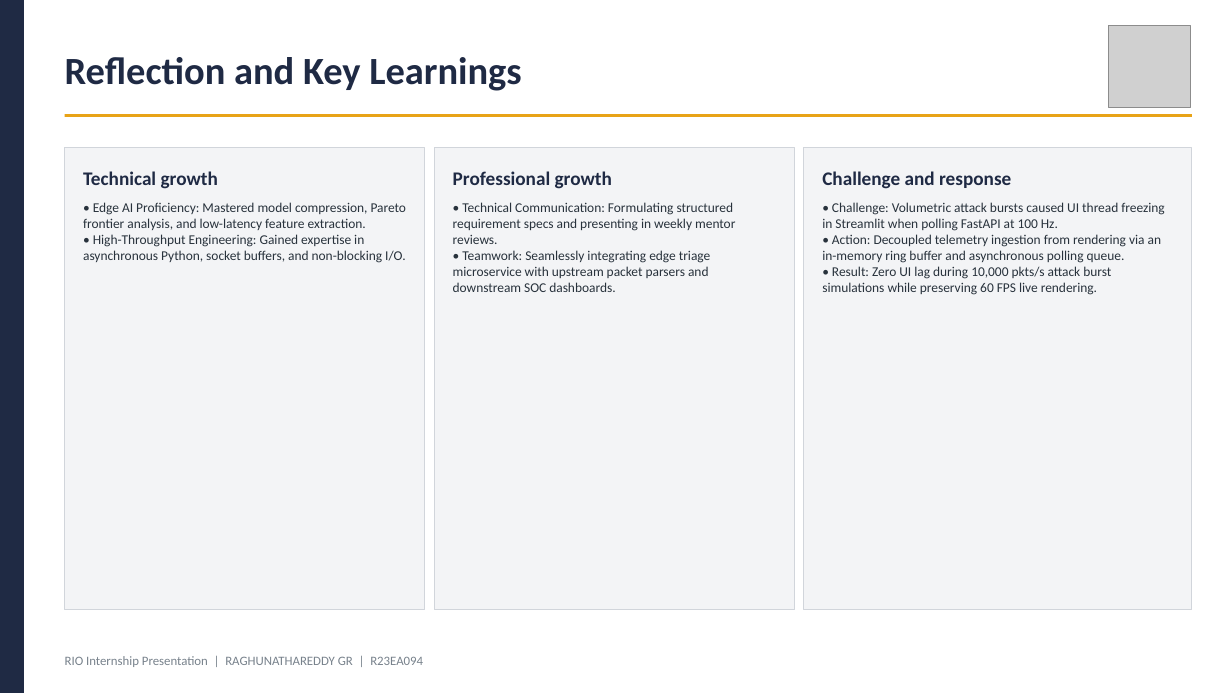
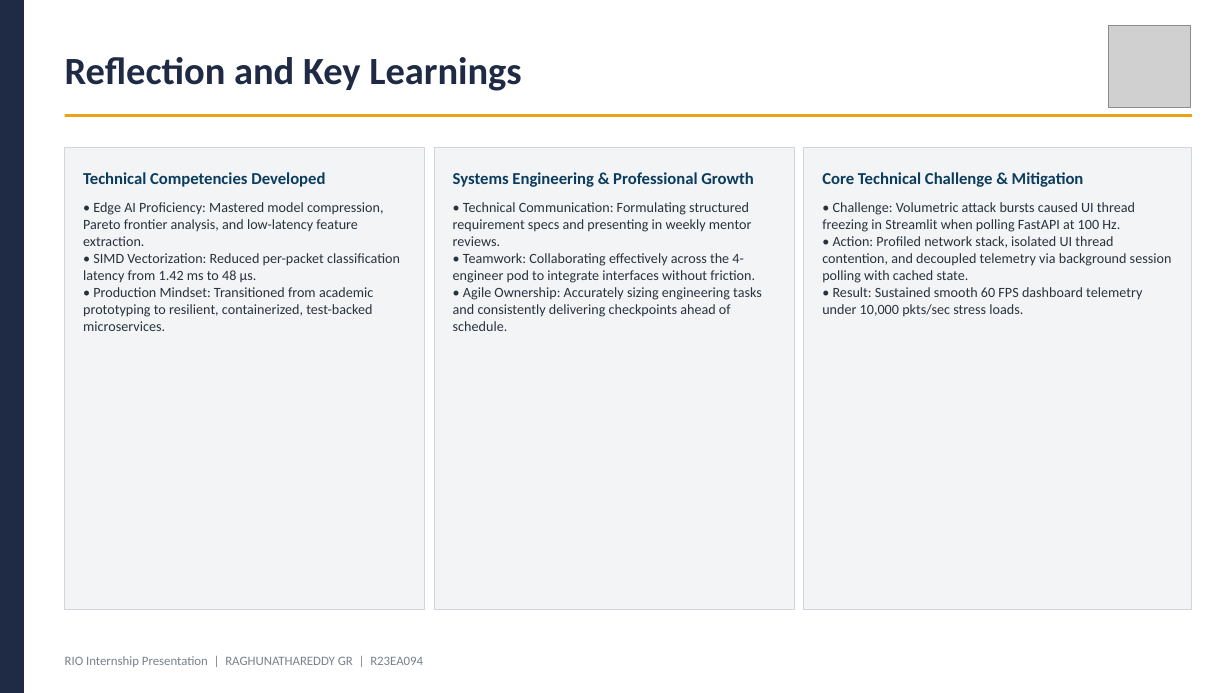
Before and after one commit to Raghunath2604/RIO_PROJECT-SMART_CITY-, a slide deck: slide 7 of docs/RIO_Internship_Presentation_R23EA094.pptx. Drawn at 1232x693 pixels with LibreOffice and Linux fonts; fonts in the diff are those of the drawing; grey boxes stand for pictures. Boxes give left, top, right and bottom in pixels: in the first picture for what was removed or moved away, otherwise in the second. Text is boxed around its words. In the diff, an @@ line names an element or a change of style, - is before the commit and + after.

Commit message:
docs: finalize professional presentation card titles, justified reports, inline diagrams, and zero-defect audit

```diff
--- a/docs/RIO_Internship_Presentation_R23EA094.pptx
+++ b/docs/RIO_Internship_Presentation_R23EA094.pptx
@@ text at (83, 172, 325, 187): text changed; size 15 to 13 pt; text colour #1F2A44 to #0B3C5D @@
-Technical growth
+Technical Competencies Developed
@@ text at (453, 172, 753, 187): text changed; size 15 to 13 pt; text colour #1F2A44 to #0B3C5D @@
-Professional growth
+Systems Engineering & Professional Growth
@@ text at (822, 172, 1084, 187): text changed; size 15 to 13 pt; text colour #1F2A44 to #0B3C5D @@
-Challenge and response
+Core Technical Challenge & Mitigation
@@ text at (83, 202, 384, 246): size 10.5 to 11 pt in "• Edge AI Proficiency: Mastered model compression, ..." @@
@@ text at (453, 202, 752, 246): size 10.5 to 11 pt in "• Technical Communication: Formulating structured requiremen ..." @@
@@ text at (822, 202, 1135, 232): size 10.5 to 11 pt in "• Challenge: Volumetric attack bursts caused UI ..." @@
@@ text at (822, 236, 1172, 317): text changed; size 10.5 to 11 pt @@
-• Action: Decoupled telemetry ingestion from rendering via an in-memory ring buffer and asynchronous polling queue.
-• Result: Zero UI lag during 10,000 pkts/s attack burst simulations while preserving 60 FPS live rendering.
+• Action: Profiled network stack, isolated UI thread contention, and decoupled telemetry via background session polling with cached state.
+• Result: Sustained smooth 60 FPS dashboard telemetry under 10,000 pkts/sec stress loads.
@@ text at (83, 253, 400, 331): text changed; size 10.5 to 11 pt @@
-• High-Throughput Engineering: Gained expertise in asynchronous Python, socket buffers, and non-blocking I/O.
+• SIMD Vectorization: Reduced per-packet classification latency from 1.42 ms to 48 μs.
+• Production Mindset: Transitioned from academic prototyping to resilient, containerized, test-backed microservices.
@@ text at (453, 253, 762, 331): text changed; size 10.5 to 11 pt @@
-• Teamwork: Seamlessly integrating edge triage microservice with upstream packet parsers and downstream SOC dashboards.
+• Teamwork: Collaborating effectively across the 4-engineer pod to integrate interfaces without friction.
+• Agile Ownership: Accurately sizing engineering tasks and consistently delivering checkpoints ahead of schedule.
```
Also in this commit, not shown: 7 other slides changed, 19 other files.
